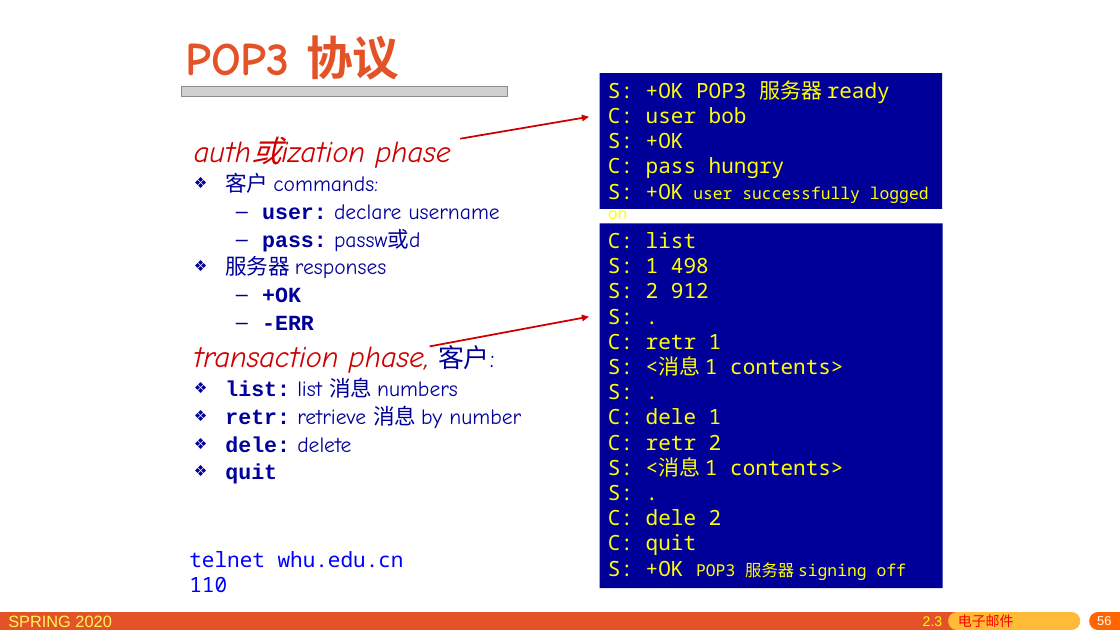
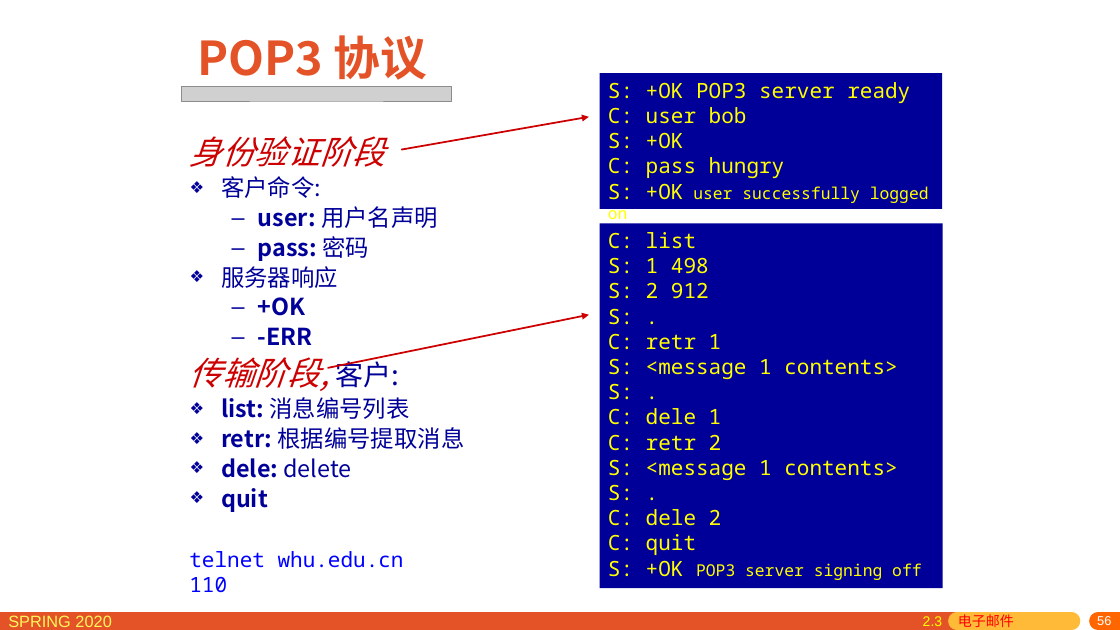
Before and after one commit to network-distributed/presentations, a slide deck: slide 56 of chapter2_cn.pptx. Drawn at 1120x630 pixels with LibreOffice and Linux fonts; fonts in the diff are those of the drawing; grey boxes stand for pictures. Boxes give left, top, right and bottom in pixels: in the first picture for what was removed or moved away, otherwise in the second. Text is boxed around its words. In the diff, an @@ line names an element or a change of style, - is before the commit and + after.

```diff
--- a/chapter2_cn.pptx
+++ b/chapter2_cn.pptx
@@ title "POP3 协议" at box(198, 35, 427, 87): font Comic Neue to Noto Sans CJK SC; alignment left to centre @@
@@ picture: place and size @@
-picture at box(181, 86, 507, 97)
+picture at box(181, 86, 452, 101)
@@ text in rectangle at box(608, 82, 910, 103): text changed @@
-S: +OK POP3 服务器 ready
+S: +OK POP3 server ready
@@ arrow moved from (460, 139) - (589, 117) to (402, 150) - (589, 117) @@
@@ text at box(190, 136, 438, 288): text changed; size 18.5 to 20 pt; font Comic Neue to Noto Sans CJK SC @@
-auth或ization phase
-❖ 客户 commands:
-  – user: declare username
-  – pass: passw或d
-❖ 服务器 responses
+身份验证阶段
+❖ 客户命令:
+  – user: 用户名声明
+  – pass: 密码
+❖ 服务器响应
@@ text at box(221, 297, 351, 512): size 18.5 to 20 pt in "+OK", "-ERR", "dele: delete", "quit"; font Courier New to Noto Sans CJK SC in "+OK", "-ERR", "dele:", "quit"; font Comic Neue to Noto Sans CJK SC in "delete" @@
@@ arrow moved from (429, 346) - (589, 317) to (328, 368) - (589, 315) @@
@@ text at box(190, 357, 464, 449): text changed; size 18.5 to 20 pt; font Comic Neue to Noto Sans CJK SC @@
-transaction phase, 客户:
-❖ list: list 消息 numbers
-❖ retr: retrieve 消息 by number
+传输阶段, 客户:
+❖ list: 消息编号列表
+❖ retr: 根据编号提取消息
@@ text in rectangle at box(608, 358, 897, 379): text changed @@
-S: <消息 1 contents>
+S: <message 1 contents>
@@ text in rectangle at box(608, 459, 897, 480): text changed @@
-S: <消息 1 contents>
+S: <message 1 contents>
@@ text in rectangle at box(608, 560, 921, 580): text changed @@
-S: +OK POP3 服务器 signing off
+S: +OK POP3 server signing off
```
Also in this commit, not shown: 71 other slides changed, 1 other file.
